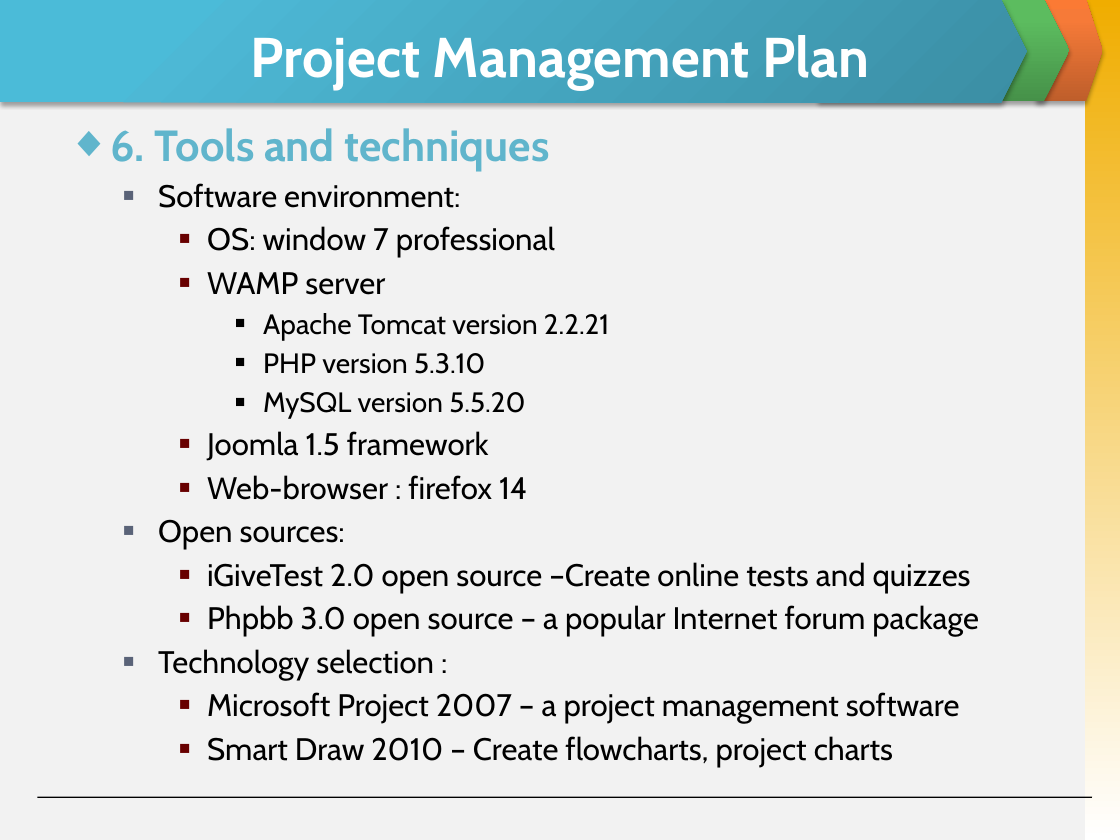
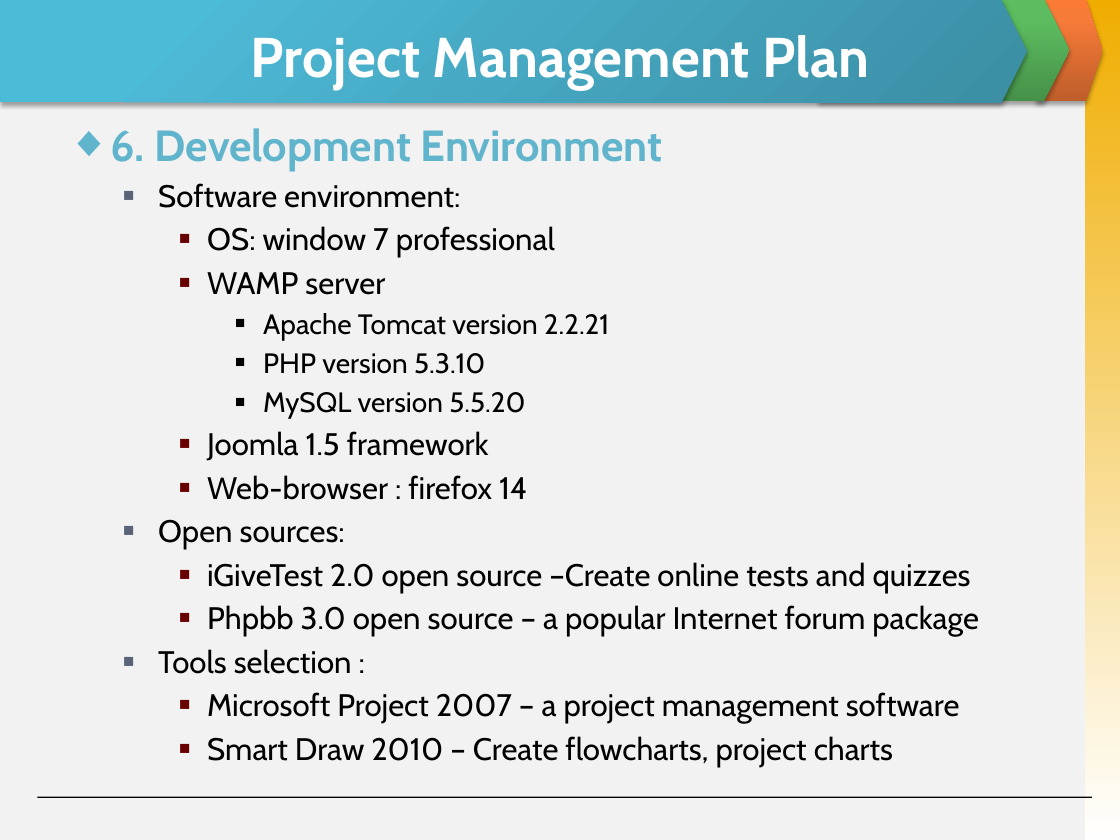
Before and after one commit to skyview059/e-learning-website, a slide deck: slide 16 of Document/Final report/Slide Present E-Learning.pptx. Drawn at 1120x840 pixels with LibreOffice and Linux fonts; fonts in the diff are those of the drawing. Boxes give left, top, right and bottom in pixels: in the first picture for what was removed or moved away, otherwise in the second. Text is boxed around its words. In the diff, an @@ line names an element or a change of style, - is before the commit and + after.

```diff
--- a/Document/Final report/Slide Present E-Learning.pptx
+++ b/Document/Final report/Slide Present E-Learning.pptx
@@ text at box(110, 128, 663, 171): text changed @@
-◆ 6. Tools and techniques
+◆ 6. Development Environment
@@ text at box(158, 649, 352, 674): text changed @@
-  ■ Technology selection :
+  ■ Tools selection :
```
Also in this commit, not shown: 11 other slides changed, 3 slides added, 3 slides removed.
